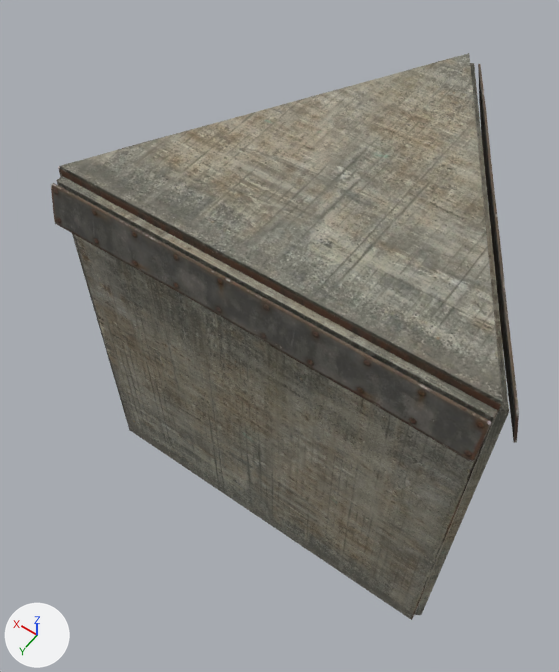
The glTF model public/models/triangle-foundation.armored.glb, before and after one commit.
Rendered twice from a camera (50 mm lens) standing at (-1.82, 2.3, 3.22) and looking at (0.37, -0.77, -1.6). Every picture has the same lights, and +X, +Y and +Z are marked at lower left. The first picture is the older version. Vertices at exactly the same position are counted once.

In view in the first picture: 'triangle-foundation.armored'.
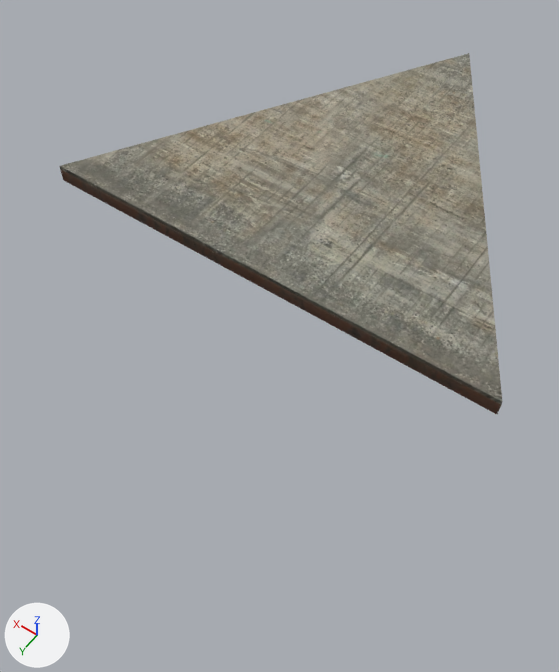
Pixel boxes (x1, y1, x2, y2) of what changed, in the pictures (559 x 672 px):
```json
{"object": "triangle-foundation.armored", "change": "reshaped", "before": [51, 53, 519, 620], "after": [59, 53, 502, 414], "on screen": "36% shorter"}
{"part": 1, "of": "me_triangle_foundation_armored", "change": "deleted", "before": [51, 56, 519, 620]}
```

Scene script edits in JSON lines:
```json
{"block": "me_triangle_foundation_armored", "where": "# used by ob_triangle_foundation_armored; location = (0.0, 0.0, 0.0)"}
{"op": "remove", "block": "me_triangle_foundation_armored", "code": "me_triangle_foundation_armored.from_pydata(...)  # 198 vertices, 294 faces; spans x -1.63..1.64, y -2.68..0.16, z -3.0..0.08"}
{"op": "add", "block": "me_triangle_foundation_armored", "code": "me_triangle_foundation_armored.from_pydata(...)  # 78 vertices, 90 faces; spans x -1.5..1.5, y -2.6..0.0, z -0.04..0.08"}
{"block": "me_triangle_foundation_armored", "change": "me_triangle_foundation_armored part 1: 6 loose pieces with 120 vertices, spanning x -1.63..1.64, y -2.68..0.16, z -3.0..0.01, are deleted"}
```
